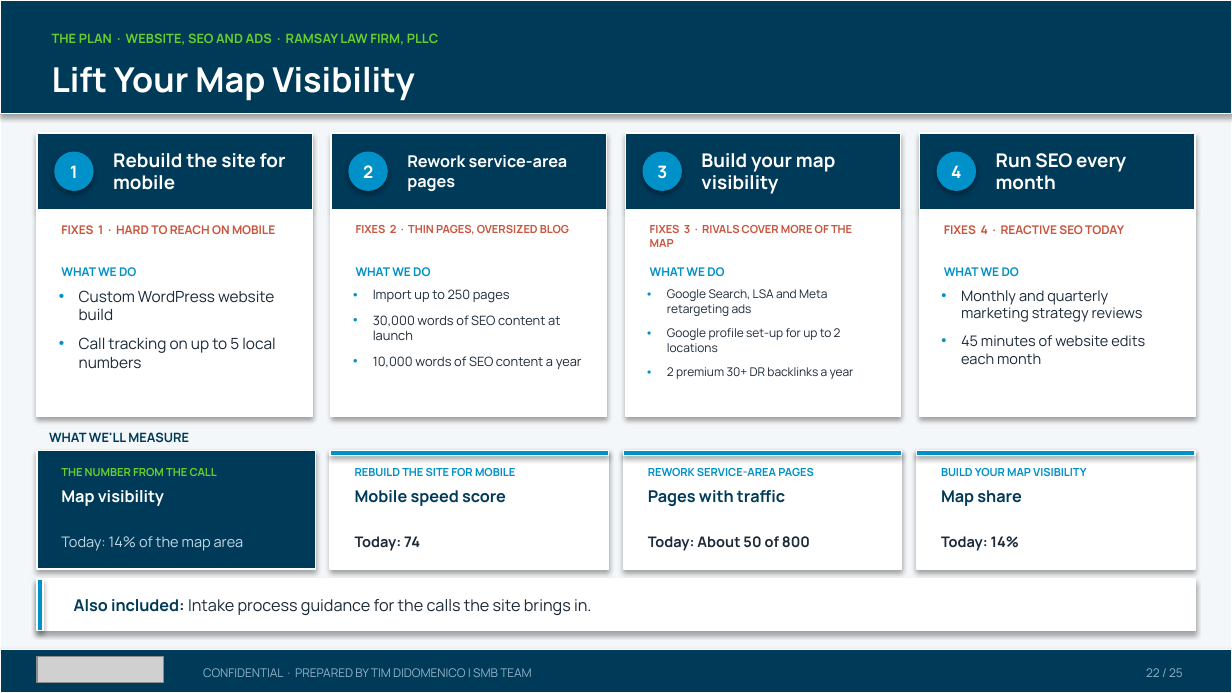
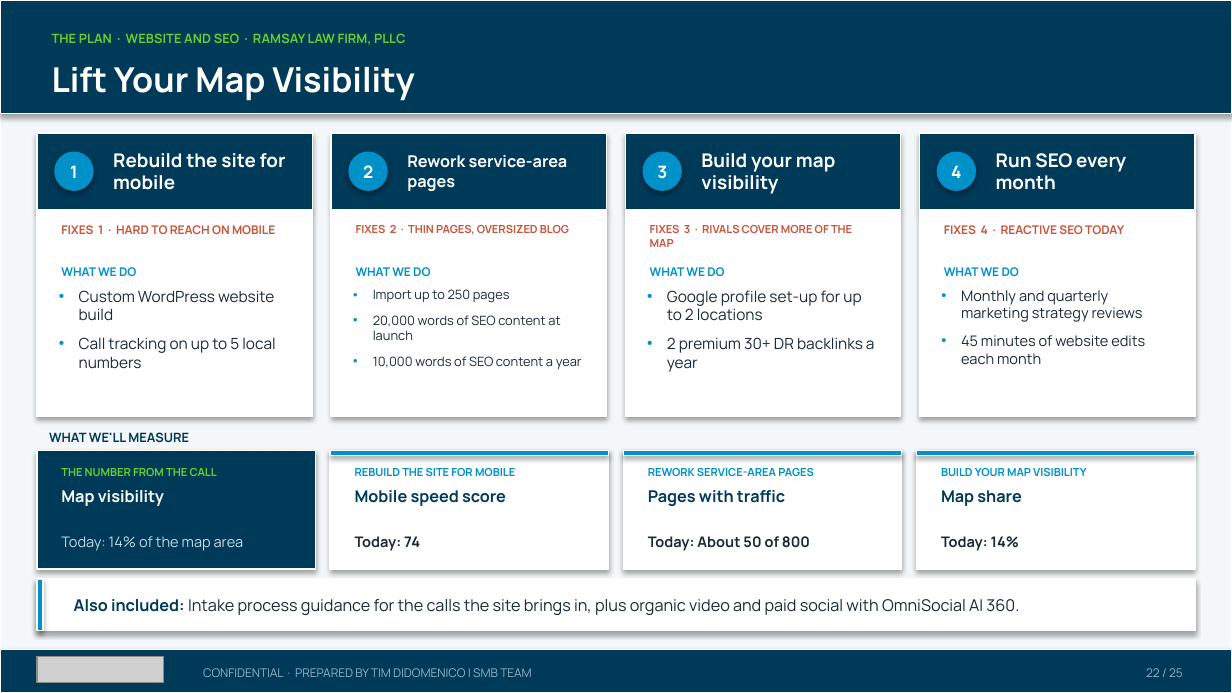
Before and after one commit to SMB-Team-Technology/workwith-smbteam, a slide deck: slide 22 of ramsay/Ramsay Law Firm PLLC_November 23, 2026_Proposal.pptx. Drawn at 1232x693 pixels with LibreOffice and Linux fonts; fonts in the diff are those of the drawing; grey boxes stand for pictures. Boxes give left, top, right and bottom in pixels: in the first picture for what was removed or moved away, otherwise in the second. Text is boxed around its words. In the diff, an @@ line names an element or a change of style, - is before the commit and + after.

```diff
--- a/ramsay/Ramsay Law Firm PLLC_November 23, 2026_Proposal.pptx
+++ b/ramsay/Ramsay Law Firm PLLC_November 23, 2026_Proposal.pptx
@@ text at (52, 33, 406, 45): text changed @@
-THE PLAN · WEBSITE, SEO AND ADS · RAMSAY LAW FIRM, PLLC
+THE PLAN · WEBSITE AND SEO · RAMSAY LAW FIRM, PLLC
@@ text "Google profile set-up for up ..." at (667, 290, 875, 372): size 7 to 9 pt; less space between paragraphs @@
@@ text at (667, 289, 827, 316): paragraph removed @@
-• Google Search, LSA and Meta retargeting ads
@@ text at (373, 315, 560, 340): text changed @@
-• 30,000 words of SEO content at launch
+• 20,000 words of SEO content at launch
@@ text at (74, 599, 1019, 615): text changed @@
-Also included: Intake process guidance for the calls the site brings in.
+Also included: Intake process guidance for the calls the site brings in, plus organic video and paid social with OmniSocial AI 360.
```
Also in this commit, not shown: 4 other slides changed, 2 other files.
